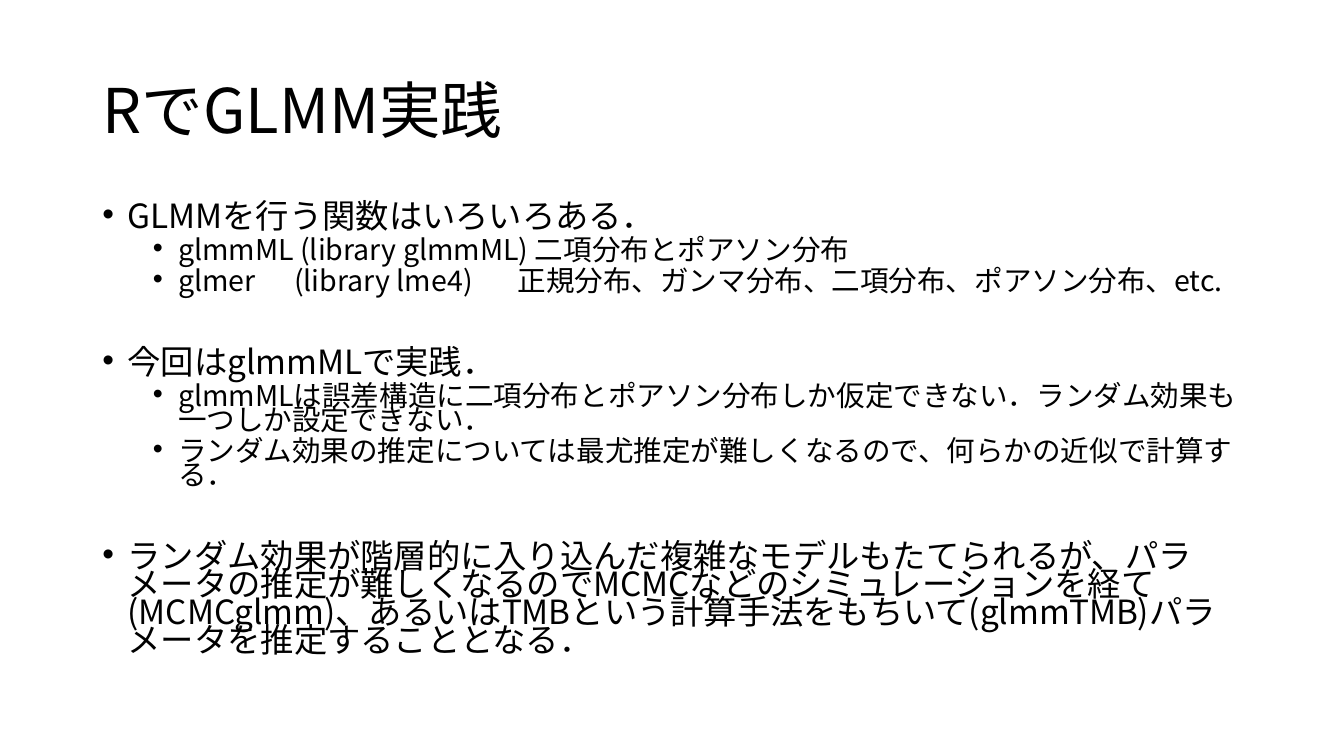
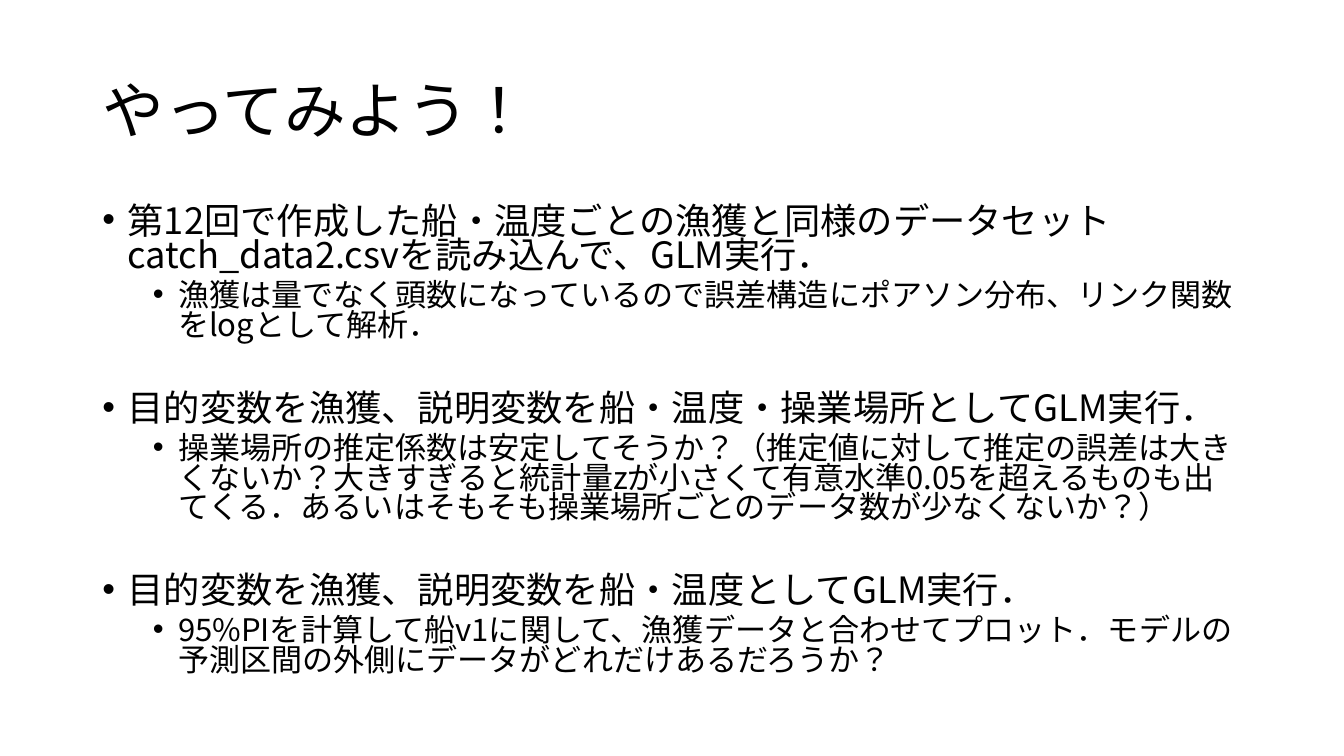
Before and after one commit to KoHMB/Shigen_kensyu_FRA, a slide deck: slide 9 of R/スライド/第28回.pptx (slide 5 before the commit). Drawn at 1344x756 pixels with LibreOffice and Linux fonts; fonts in the diff are those of the drawing. Boxes give left, top, right and bottom in pixels: in the first picture for what was removed or moved away, otherwise in the second. Text is boxed around its words. In the diff, an @@ line names an element or a change of style, - is before the commit and + after.

```diff
--- a/R/スライド/第28回.pptx
+++ b/R/スライド/第28回.pptx
@@ title at (102, 83, 530, 137): text changed @@
-RでGLMM実践
+やってみよう！
@@ text at (128, 203, 1233, 674): text changed; size 20.4 to 22.2 pt @@
-• GLMMを行う関数はいろいろある．
-  • glmmML (library glmmML) 二項分布とポアソン分布
-  • glmer (library lme4) 正規分布、ガンマ分布、二項分布、ポアソン分布、etc.
-• 今回はglmmMLで実践．
-  • glmmMLは誤差構造に二項分布とポアソン分布しか仮定できない．ランダム効果も一つしか設定できない．
-  • ランダム効果の推定については最尤推定が難しくなるので、何らかの近似で計算する．
-• ランダム効果が階層的に入り込んだ複雑なモデルもたてられるが、パラメータの推定が難しくなるのでMCMCなどのシミュレーションを経て(MCMCglmm)、あるいはTMBという計算手法をもちいて(glmmTMB)パラメータを推定することとなる．
+• 第12回で作成した船・温度ごとの漁獲と同様のデータセットcatch_data2.csvを読み込んで、GLM実行．
+  • 漁獲は量でなく頭数になっているので誤差構造にポアソン分布、リンク関数をlogとして解析．
+• 目的変数を漁獲、説明変数を船・温度・操業場所としてGLM実行．
+  • 操業場所の推定係数は安定してそうか？（推定値に対して推定の誤差は大きくないか？大きすぎると統計量zが小さくて有意水準0.05を超えるものも出てくる．あるいはそもそも操業場所ごとのデータ数が少なくないか？）
+• 目的変数を漁獲、説明変数を船・温度としてGLM実行．
+  • 95%PIを計算して船v1に関して、漁獲データと合わせてプロット．モデルの予測区間の外側にデータがどれだけあるだろうか？
```
Also in this commit, not shown: 8 slides added, 5 slides removed, 21 other files.
